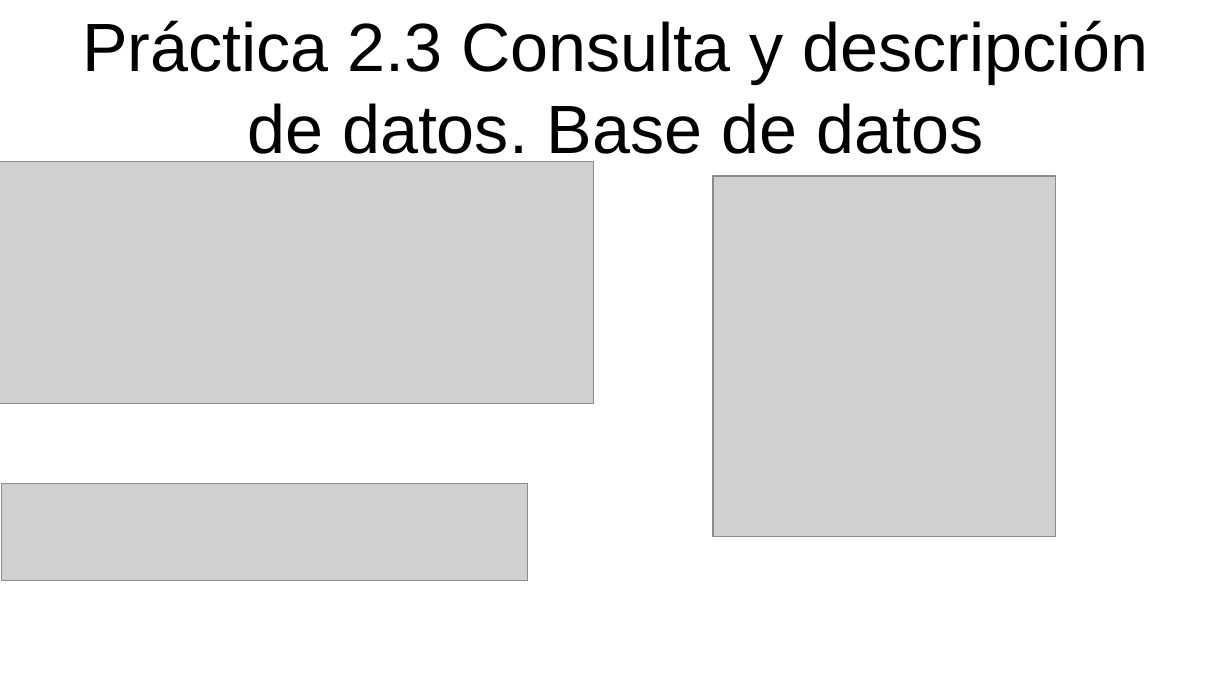
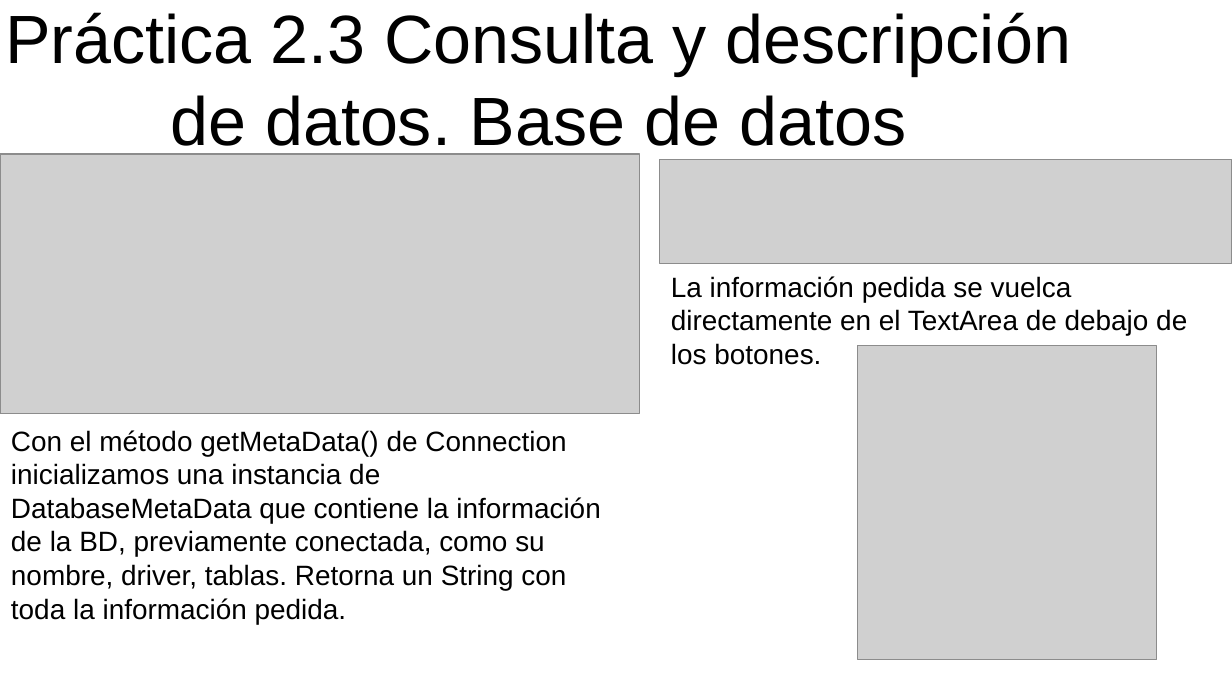
Before and after one commit to AlberHanibal/Datos, a slide deck: slide 6 of ProyectosDatos/Presentación BD/Colmenar_Casas_Alberto_ActividadBDR.odp. Drawn at 1232x693 pixels with LibreOffice and Linux fonts; fonts in the diff are those of the drawing; grey boxes stand for pictures. Boxes give left, top, right and bottom in pixels: in the first picture for what was removed or moved away, otherwise in the second. Text is boxed around its words. In the diff, an @@ line names an element or a change of style, - is before the commit and + after.

```diff
--- a/ProyectosDatos/Presentación BD/Colmenar_Casas_Alberto_ActividadBDR.odp
+++ b/ProyectosDatos/Presentación BD/Colmenar_Casas_Alberto_ActividadBDR.odp
@@ title "Práctica 2.3 Consulta y descripción ...": place and size @@
-title "Práctica 2.3 Consulta y descripción ..." at bbox=[82, 20, 1148, 166]
+title "Práctica 2.3 Consulta y descripción ..." at bbox=[5, 12, 1071, 158]
@@ picture: place and size @@
-picture at bbox=[0, 162, 595, 405]
+picture at bbox=[0, 154, 639, 415]
@@ picture: place and size @@
-picture at bbox=[1, 484, 528, 580]
+picture at bbox=[661, 159, 1232, 264]
@@ text added at bbox=[671, 276, 1187, 365], 18 pt, text #000000 @@
+La información pedida se vuelca directamente en el TextArea de debajo de los botones.
@@ picture: place and size @@
-picture at bbox=[713, 176, 1056, 537]
+picture at bbox=[859, 345, 1157, 660]
@@ text added at bbox=[11, 430, 600, 624], 18 pt, text #000000 @@
+Con el método getMetaData() de Connection inicializamos una instancia de DatabaseMetaData que contiene la información de la BD, previamente conectada, como su nombre, driver, tablas. Retorna un String con toda la información pedida.
```
Also in this commit, not shown: 8 other slides changed, 2 slides added, 2 slides removed, 3 other files.
